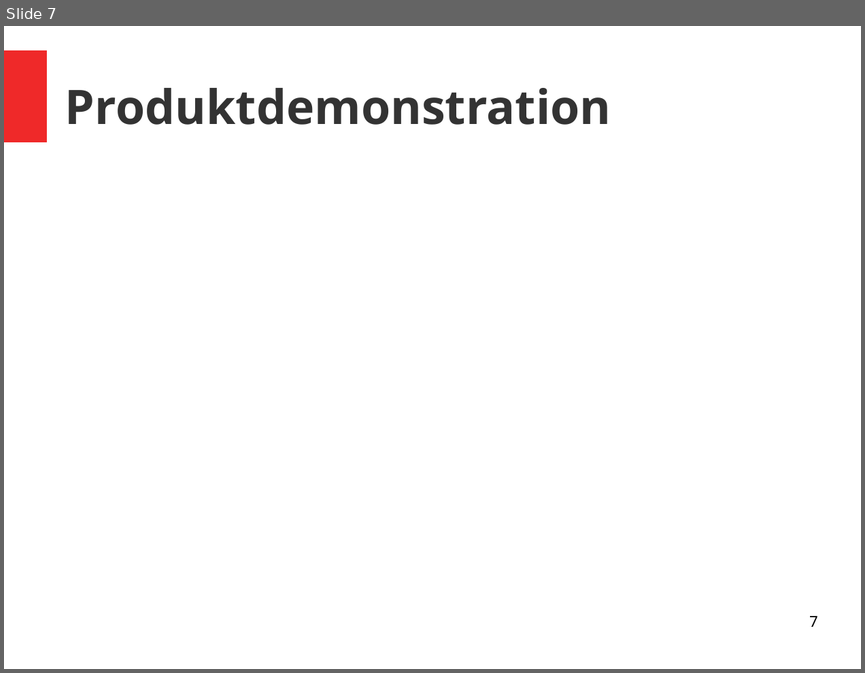
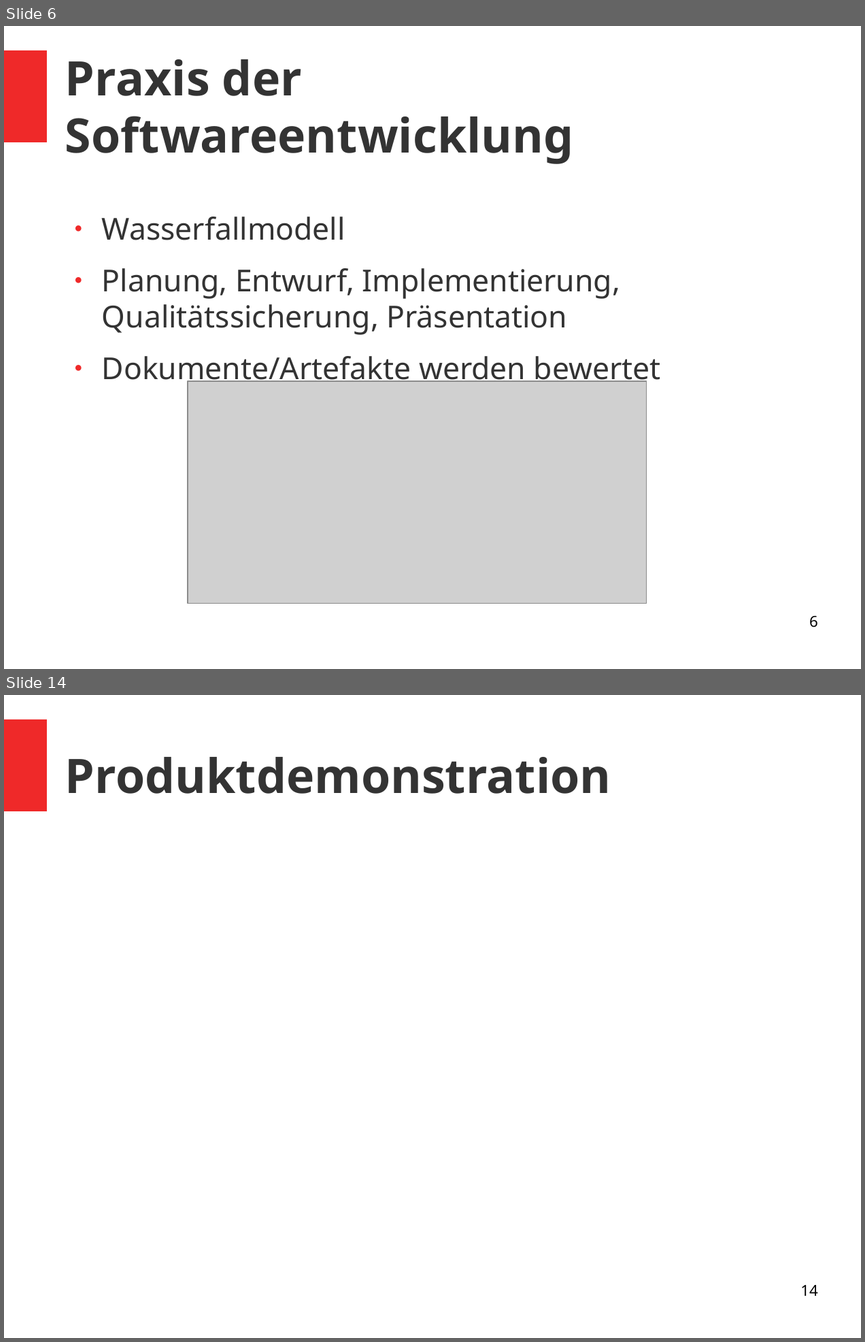
Before and after one commit to vlle1/dokumente-earablesKIT, a slide deck: Abschlusspräsi/Abschlusspräsi.odp. Shown one above the other, each under a label of ours: slide 7 before the commit, slides 6 and 14 after it; the slides between them are not shown. The pictures are 865x673 and 865x1342 pixels, drawn with LibreOffice and Linux fonts; fonts in the diff are those of the drawing; grey boxes stand for pictures. Boxes give left, top, right and bottom in pixels: in the first picture for what was removed or moved away, otherwise in the second. Text is boxed around its words. In the diff, an @@ line names an element or a change of style, - is before the commit and + after.

```diff
--- a/Abschlusspräsi/Abschlusspräsi.odp
+++ b/Abschlusspräsi/Abschlusspräsi.odp
@@ slide 6 added at [4,26,861,669], background #FFFFFF; not listed: 1 template element that a slide beside it also shows @@
@@ title added at [65,59,574,164], 44 pt, text #333333, bold @@
+Praxis der Softwareentwicklung
@@ text added at [102,216,661,387], 28 pt, text #333333 @@
+● Wasserfallmodell
+● Planung, Entwurf, Implementierung, Qualitätssicherung, Präsentation
+● Dokumente/Artefakte werden bewertet
@@ picture added at [188,382,647,604] @@
@@ page number added at [809,616,818,627], 14 pt, text #000000 @@
+6
@@ what was slide 7 is now slide 14 @@
@@ page number at [800,1285,817,1295]: text changed @@
-7
+14
```
Also in this commit, not shown: 7 slides changed, 12 other slides added, 2 slides removed, 7 other files.
